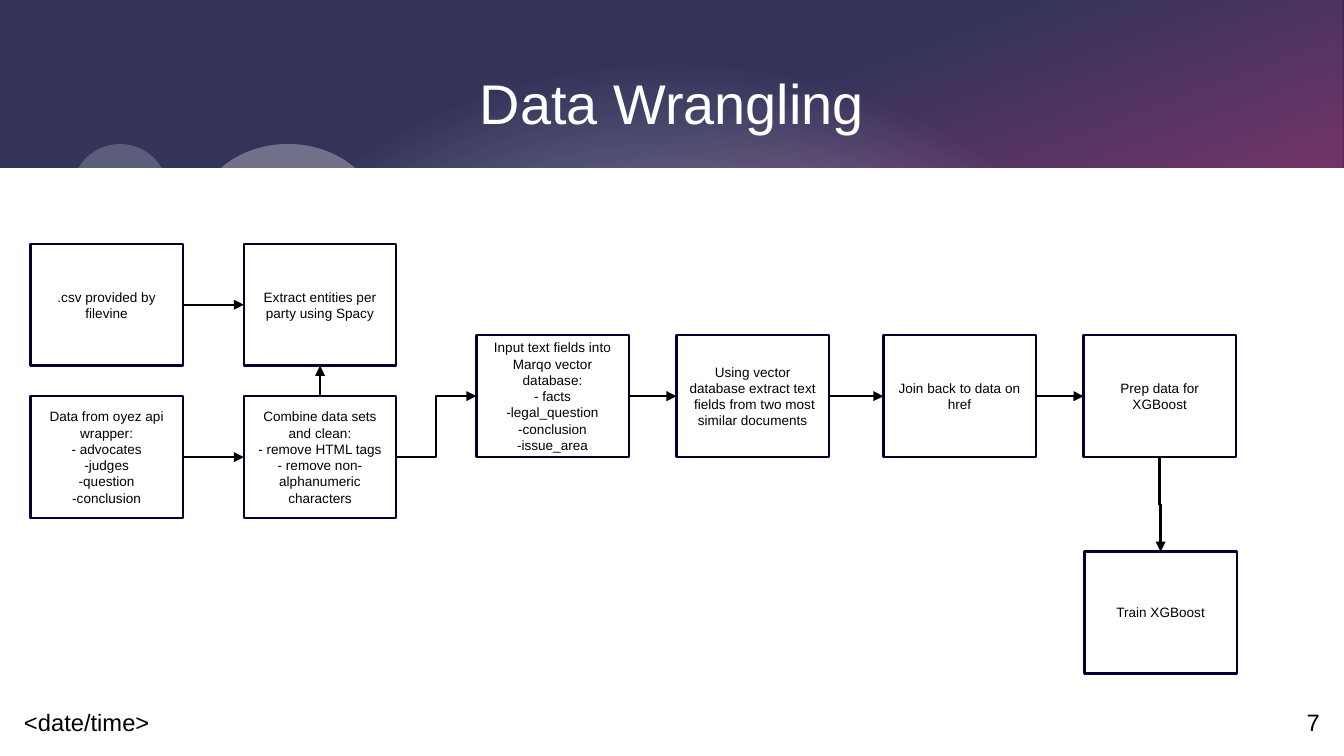
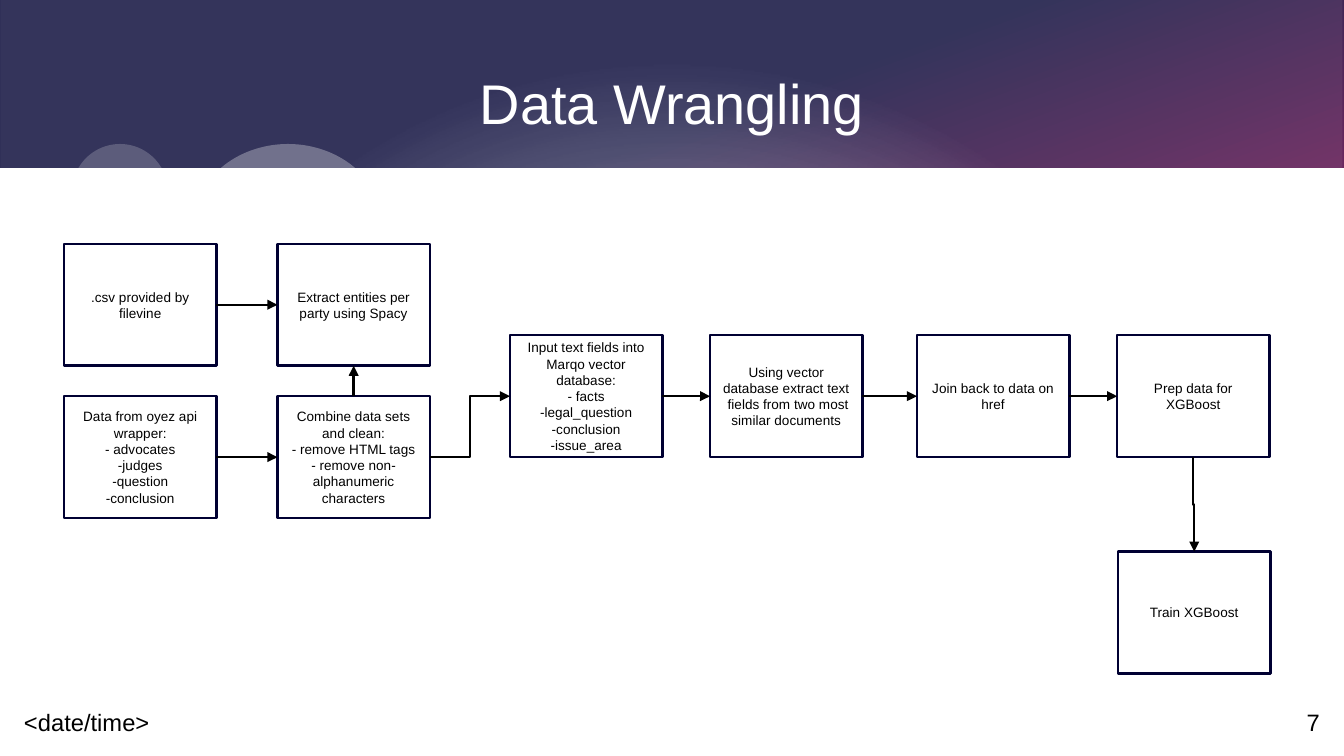
Before and after one commit to RMLanders/filevine_casestudy, a slide deck: slide 7 of presentation.odp. Drawn at 1344x756 pixels with LibreOffice and Linux fonts; fonts in the diff are those of the drawing. Boxes give left, top, right and bottom in pixels: in the first picture for what was removed or moved away, otherwise in the second. Text is boxed around its words. In the diff, an @@ line names an element or a change of style, - is before the commit and + after.

```diff
--- a/presentation.odp
+++ b/presentation.odp
@@ 9 rectangles, 8 elbow arrows: place and size @@
-9 rectangles, 8 elbow arrows at [30,244,1238,674]
+9 rectangles, 8 elbow arrows at [65,244,1271,674]
```
Also in this commit, not shown: 5 other slides changed, 5 slides added, 3 slides removed, 2 other files.
